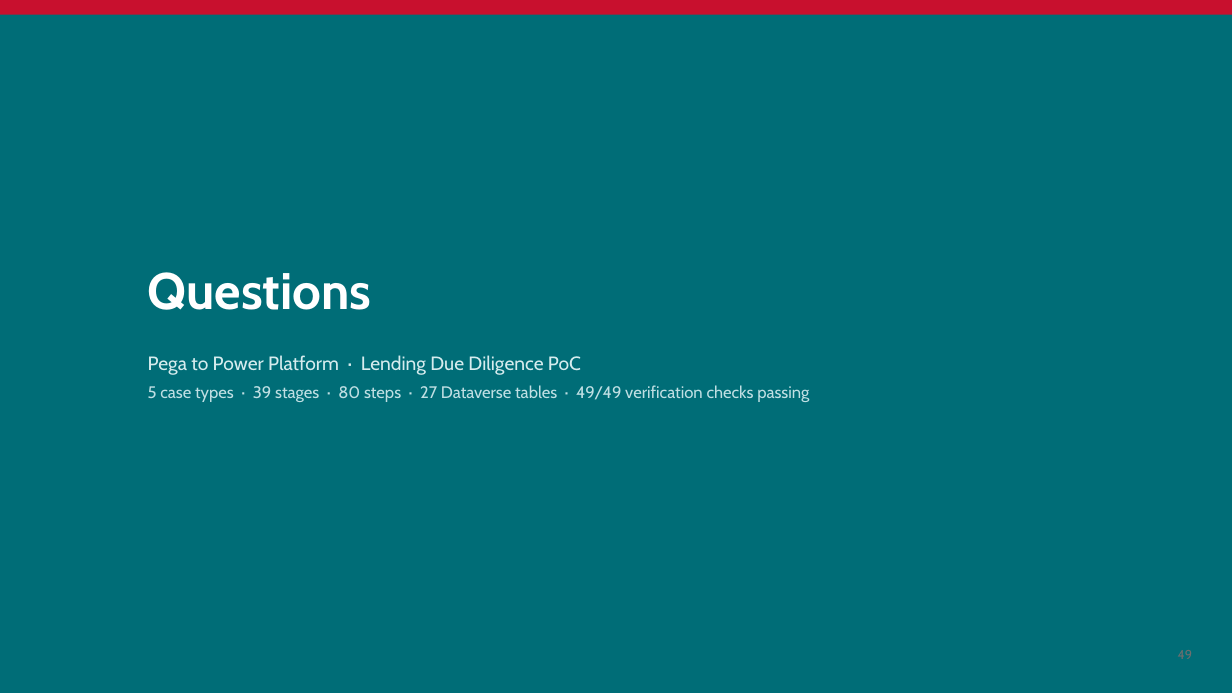
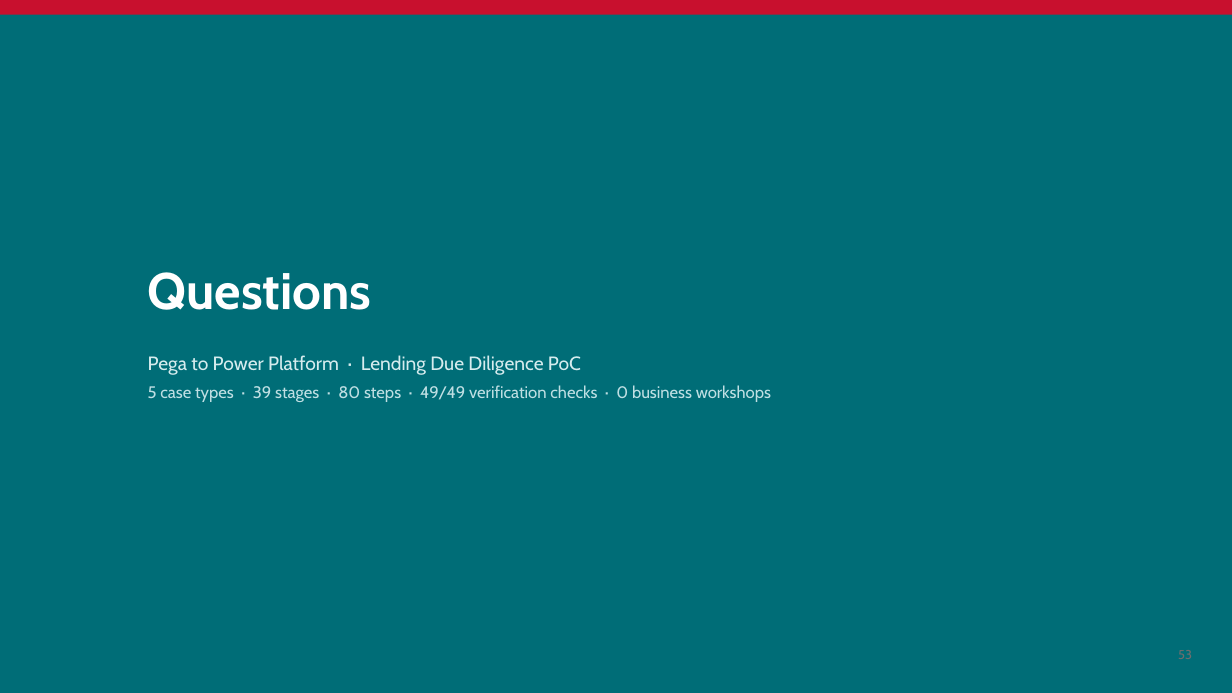
Before and after one commit to parclarke/LDD, a slide deck: slide 53 of lending-due-diligence-app/docs/Pega-to-PowerPlatform-Migration-PoC.pptx (slide 49 before the commit). Drawn at 1232x693 pixels with LibreOffice and Linux fonts; fonts in the diff are those of the drawing. Boxes give left, top, right and bottom in pixels: in the first picture for what was removed or moved away, otherwise in the second. Text is boxed around its words. In the diff, an @@ line names an element or a change of style, - is before the commit and + after.

```diff
--- a/lending-due-diligence-app/docs/Pega-to-PowerPlatform-Migration-PoC.pptx
+++ b/lending-due-diligence-app/docs/Pega-to-PowerPlatform-Migration-PoC.pptx
@@ text at (x1=148, y1=385, x2=771, y2=402): text changed @@
-5 case types · 39 stages · 80 steps · 27 Dataverse tables · 49/49 verification checks passing
+5 case types · 39 stages · 80 steps · 49/49 verification checks · 0 business workshops
@@ text at (x1=1178, y1=650, x2=1192, y2=659): text changed @@
-49
+53
```
Also in this commit, not shown: 46 other slides changed, 4 slides added, 3 other files.
